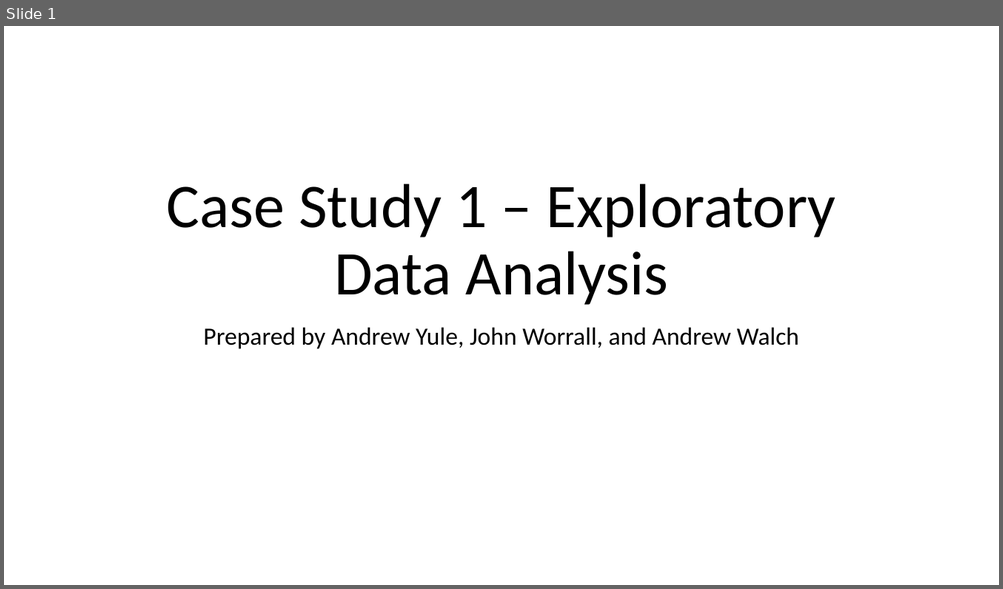
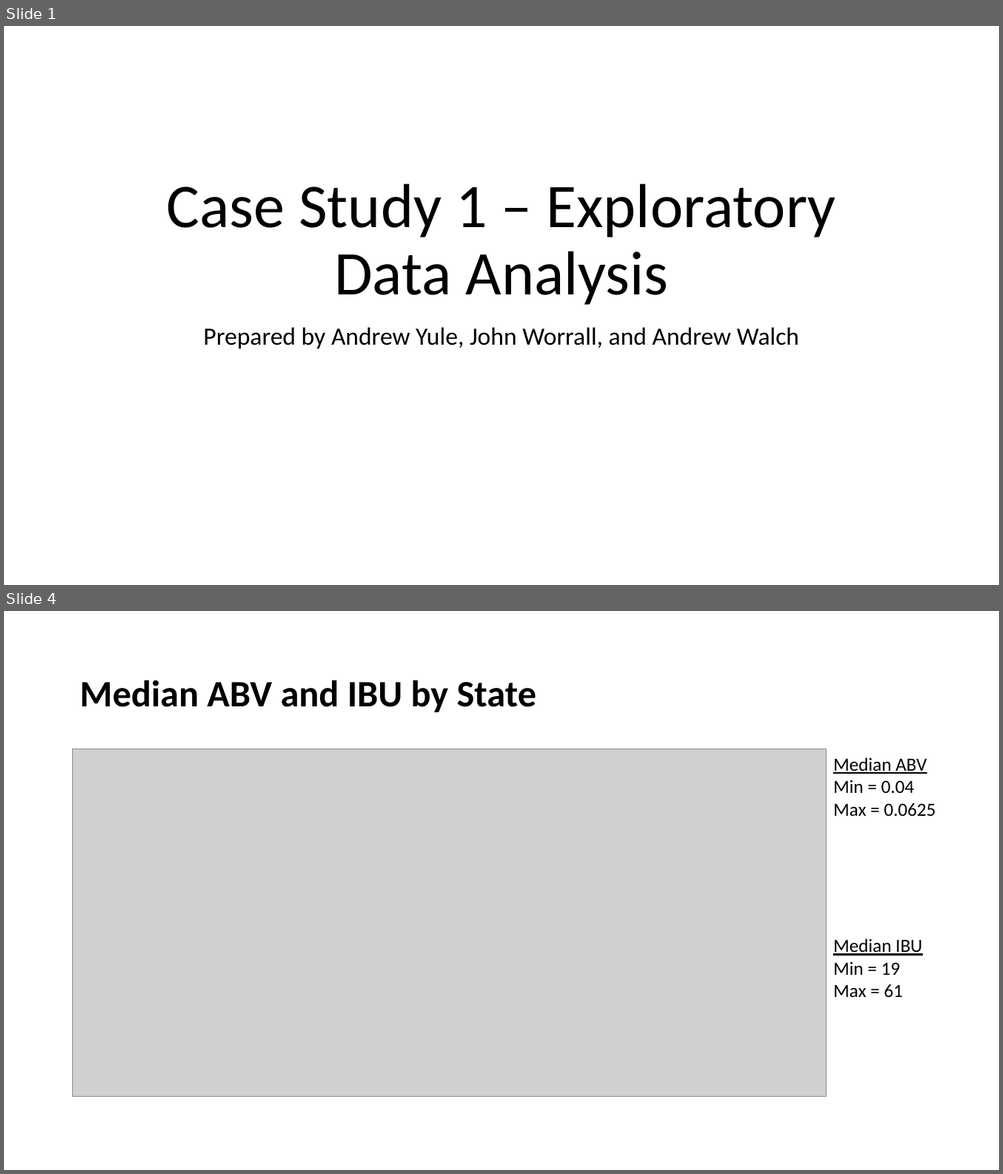
Before and after one commit to andrew-yule/SMU_DDS_CaseStudy1, a slide deck: Individual EDA/Andrew Y - Case Study 1 EDA.pptx. Shown one above the other, each under a label of ours: slide 1 before the commit, slides 1 and 4 after it; the slides between them are not shown. The pictures are 1003x589 and 1003x1174 pixels, drawn with LibreOffice and Linux fonts; fonts in the diff are those of the drawing; grey boxes stand for pictures. Boxes give left, top, right and bottom in pixels: in the first picture for what was removed or moved away, otherwise in the second. Text is boxed around its words. In the diff, an @@ line names an element or a change of style, - is before the commit and + after.

```diff
--- a/Individual EDA/Andrew Y - Case Study 1 EDA.pptx
+++ b/Individual EDA/Andrew Y - Case Study 1 EDA.pptx
@@ slide 4 added at <box>4,611,999,1170</box>, background #FFFFFF @@
@@ title added at <box>79,680,536,712</box>, 36 pt, text #000000, bold @@
+Median ABV and IBU by State
@@ picture added at <box>73,749,826,1096</box> @@
@@ text added at <box>833,758,936,817</box>, 18 pt, text #000000 @@
+Median ABV
+Min = 0.04
+Max = 0.0625
@@ text added at <box>833,939,922,997</box>, 18 pt, text #000000 @@
+Median IBU
+Min = 19
+Max = 61
```
Also in this commit, not shown: 2 slides changed, 2 other slides added, 2 other files.
